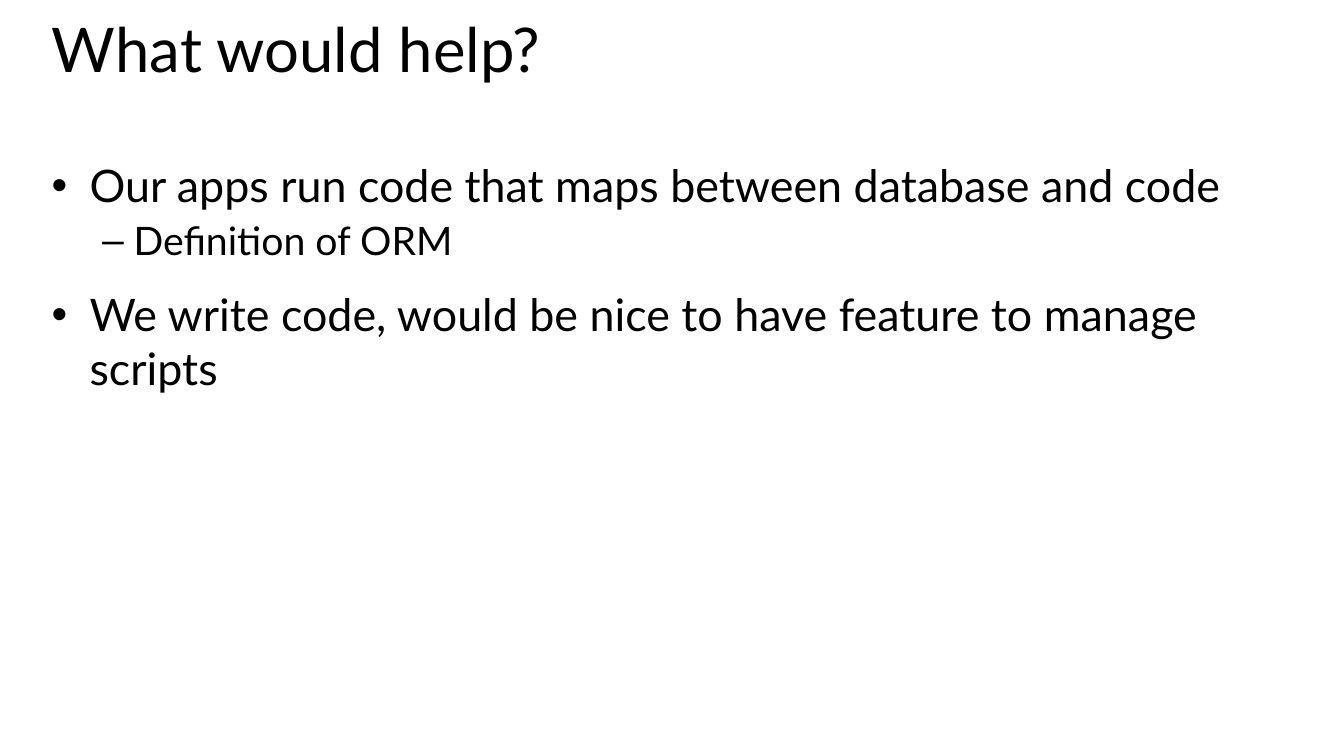
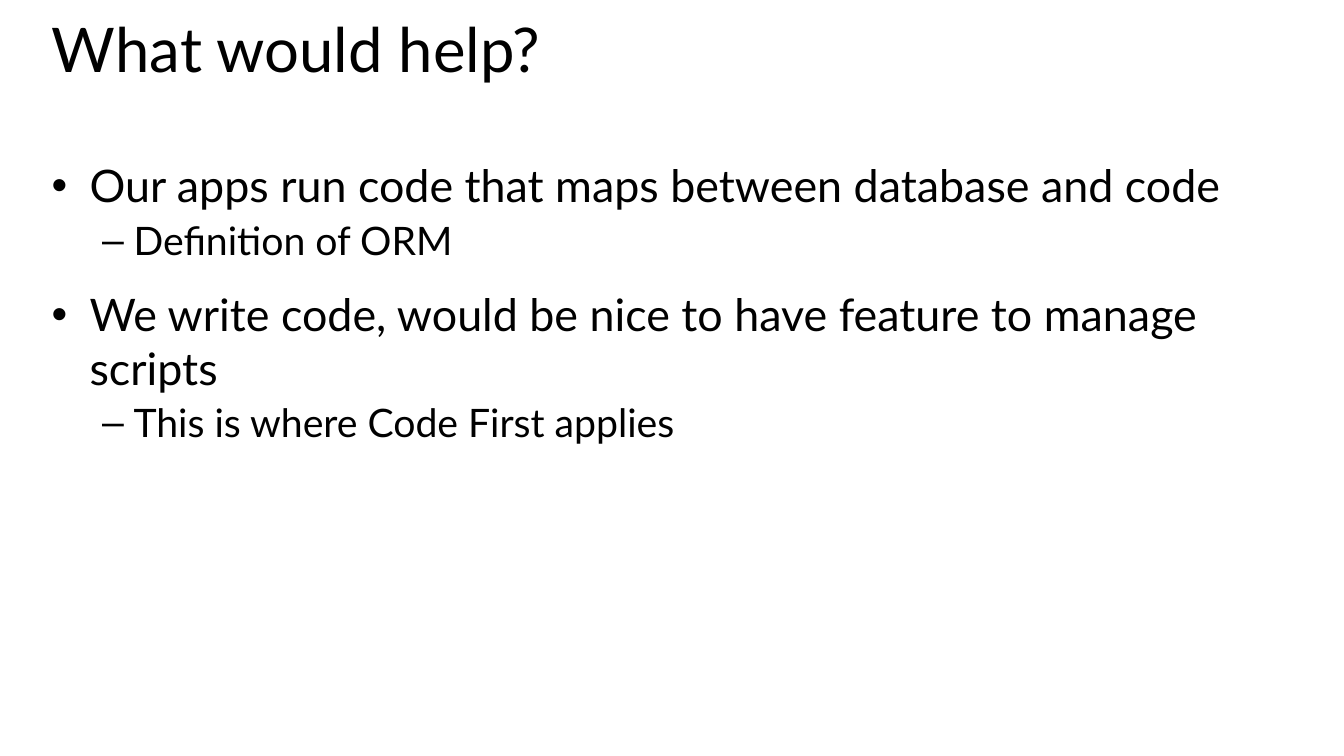
Before and after one commit to xuemiantao/EntityFramework, a slide deck: slide 16 of Slides/04 - Managing the Database.pptx. Drawn at 1344x756 pixels with LibreOffice and Linux fonts; fonts in the diff are those of the drawing. Boxes give left, top, right and bottom in pixels: in the first picture for what was removed or moved away, otherwise in the second. Text is boxed around its words. In the diff, an @@ line names an element or a change of style, - is before the commit and + after.

```diff
--- a/Slides/04 - Managing the Database.pptx
+++ b/Slides/04 - Managing the Database.pptx
@@ text at (x1=134, y1=408, x2=675, y2=444): paragraph added @@
+  – This is where Code First applies
```
Also in this commit, not shown: 1 other slide changed, 2 slides added, 2 other files.
